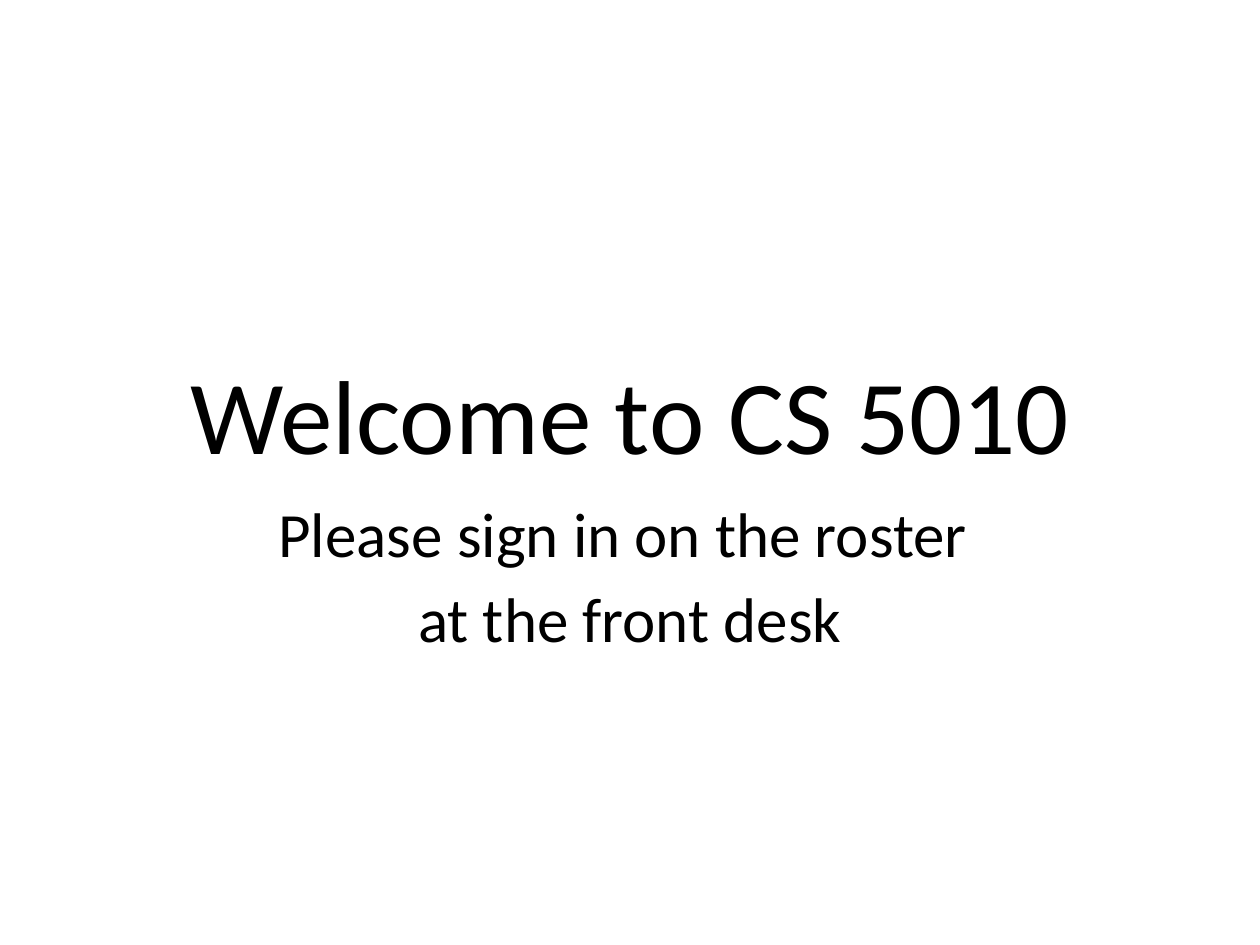
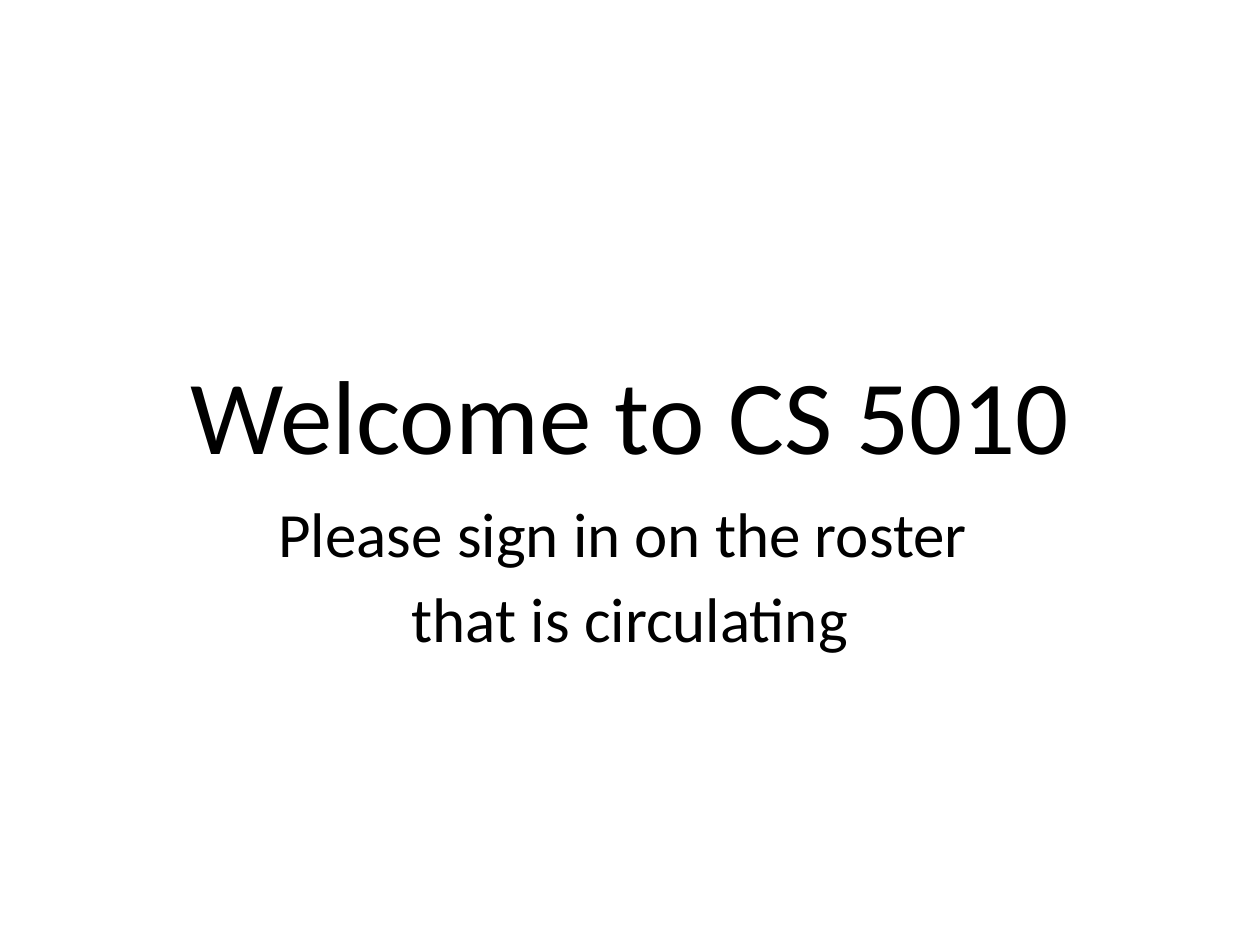
Before and after one commit to mwand/cs5010f17, a slide deck: slide 1 of Slides/Sign In Please.pptx. Drawn at 1260x945 pixels with LibreOffice and Linux fonts; fonts in the diff are those of the drawing. Boxes give left, top, right and bottom in pixels: in the first picture for what was removed or moved away, otherwise in the second. Text is boxed around its words. In the diff, an @@ line names an element or a change of style, - is before the commit and + after.

Commit message:
tweaked Sign-In-Please.pptx

```diff
--- a/Slides/Sign In Please.pptx
+++ b/Slides/Sign In Please.pptx
@@ subtitle at <box>412,598,848,653</box>: text changed @@
-at the front desk
+that is circulating
```
